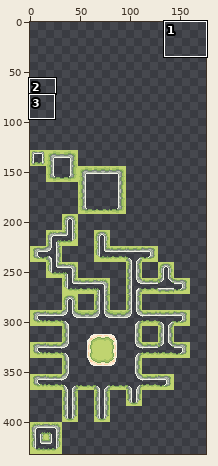
Two states of a pixel-art file, examples/lakesrivers.aseprite. The picture above shows the old version from afar; the outline marks the close-up.
Close-up. The starting point:
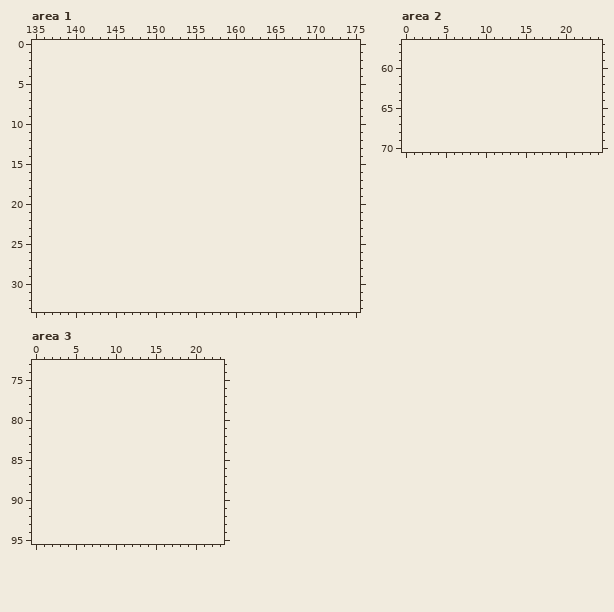
176x304 pixels, 1 frame. Shown: area 1: x 135..175, y 0..33; area 2: x 0..24, y 57..70; area 3: x 0..23, y 73..95. The old version is drawn lined up with the new one, on the new canvas. The commit also changed other parts of the picture, which this record leaves out.
The result:
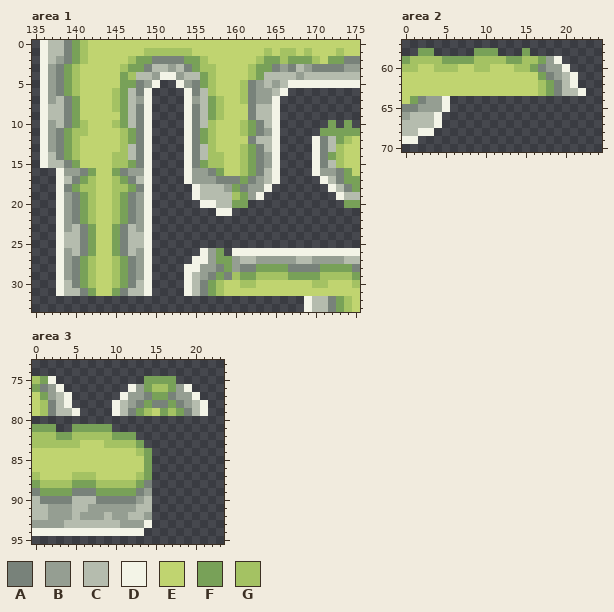
Palette (. is transparent): A #78827a  B #959e92  C #b5bcae  D #f3f4e7  E #c0d470  F #78a158  G #a4c263
The exact change:
canvas 176x304 -> 176x432, the old top-left corner now at 0,128
Changed rows in their new state; - is an unchanged pixel.
Area 1:
first column x 136:
 0 DCCAFGEEEEEEEEEEEEEEEEEEEEEEEEEEEEEEEEEE
 1 DCCAFGEEEEEEEGGGGGGEEEEEEEEEGEGGEGEEEGEE
 2 DCBAFGEEEEEGFFAAAAFFGEEEEEEGFFGFFFGEFFAA
 3 DBAFGEEEEEGFFACCBCAFGGEEEEGFFABACBAAAABB
 4 DBAFGEEEEEFGCCBDDBCCFGEEEEGFCCCCBCCCCCCC
 5 DBAFGEEEEEFFABD--DBAFGEEEGABCBCDDDDDDDDD
 6 DBAFGEEEEGFCAD----DACGEEEGABBCD---------
 7 DBCAFEEEEGFCBD----DBCFGEEGABBD----------
 8 DCCAFEEEEGFCAD----DACFGEEEACCD----------
 9 DCCAFEEEEEFCAD----DACFGEEEACCD----------
10 DBCAFGEEEGFCAD----DACGEEEGFACD------F-F-
11 DBAFGGEEEEGFAD----DAFGEEEGFABD-----FFFFF
12 DBAFGEEEEEGFAD----DAFGEEEEACCD----DACFGE
13 DBAFGEEEEEGCAD----DACGEEEGFACD----DACGEE
14 DCAFGEEEEGGCAD----DACGGEEGFABD----DAFGEE
15 DCCAFEEEEGGFAD----DAFGGEEGFABD----DACGEE
16 --DBBAFEEFABBD----DBBAFEEGFACD----DBBAFE
17 --DCAFGEEGFACD----DBBBAAAFABCD-----DCAFF
18 --DAFGGEEGGFAD-----DCCCBFABBD-------DCAF
19 --DBAFGEEGFABD-----DCCCCGFBD---------DCC
20 --DBAFGEEGFABD------DDCCFF------------FF
21 --DBAFGEEGFABD--------DD----------------
22 --DBAFGEEGFABD--------------------------
23 --DBCAFEEFACBD--------------------------
24 --DCCAFEEFACCD--------------------------
25 --DCCAFEEFACCD--------------------------
26 --DBCAFEEFACBD------DBF-DDDDDDDDDDDDDDDD
27 --DBAFGEEGFABD-----DDBFFBCCBBBBBCCBBBBCC
28 --DBAFGEEGFABD----DDBBAFBAAFFFFAAAAFFFFA
29 --DBAFGEEGFABD----DCBAFAGFFGGGGFFFFGGGGF
30 --DCAFGEEGFACD----DCAFGEEGGEEEEEEEGGEEEG
31 --DCCAFEEFACCD----DCAFGEEEEEEEEEEEEEEEEE
32 ---------------------------------DCCAFGE
33 ---------------------------------DCCAFGE
Area 2:
first column x 0:
58 --FF-----FFF---F-------
59 FGGGGFFFFGGGGFFGGFBD---
60 GGEEGGGEEGGEEEGGFABBD--
61 EEEEEEEEEEEEEEEEEFABCD-
62 EEEEEEEEEEEEEEEEEGFACD-
63 EEEEEEEEEEEEEEEEEGFACCD
64 EFABBD-----------------
65 AABBBD-----------------
66 BCCCD------------------
67 CCCCD------------------
68 CCDD-------------------
69 DD---------------------
Area 3:
first column x 0:
75 GFD-----------FFFF----
76 FABD--------DBFGGFBD--
77 EFBCD------DBBAFFABBD-
78 EGACD-----DCBAFAAFABCD
79 EGACCD----DCAFGEFGFACD
81 FFF--FFFFF------------
82 GGGFFGGGGGFFF---------
83 GGGGGGEEEGGGGF--------
84 EEEEEEEEEEEEEGF-------
85 EEEEEEEEEEEEEEF-------
86 EEEEEEEEEEEEEEF-------
87 GEEEEGGGEEEEEGF-------
88 FGGGGFFFGGGGGFA-------
89 AFFFFAAAFFFFFAB-------
90 CAAAACCCAAAAABC-------
91 CCBBBCCBBBBBBCC-------
92 CCBBBCBBBCBBCCB-------
93 BBBBCCCCCCCBBBD-------
94 DDDDDDDDDDDDDD--------
Changed places in both close-ups, as pixel boxes (x1, y1, x2, y2):
added: (40, 40, 360, 312)
added: (402, 48, 586, 144)
added: (32, 376, 208, 536)
